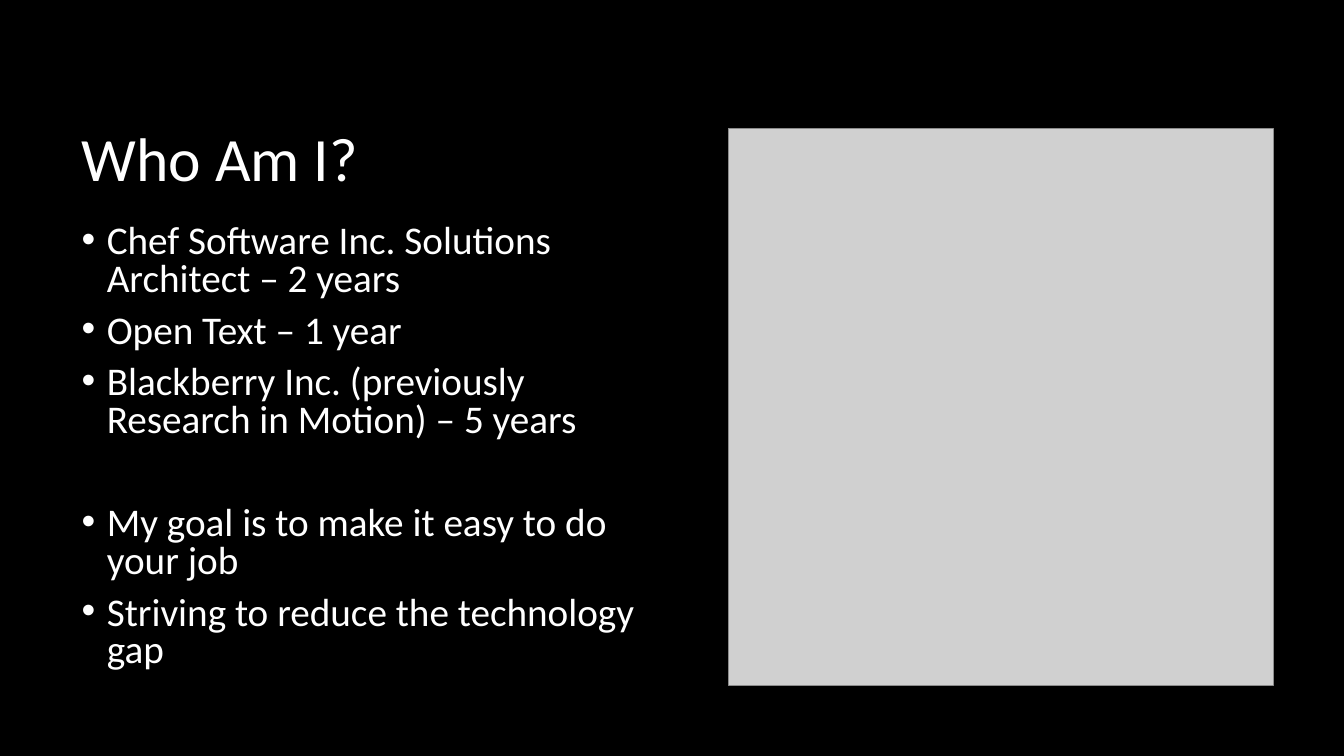
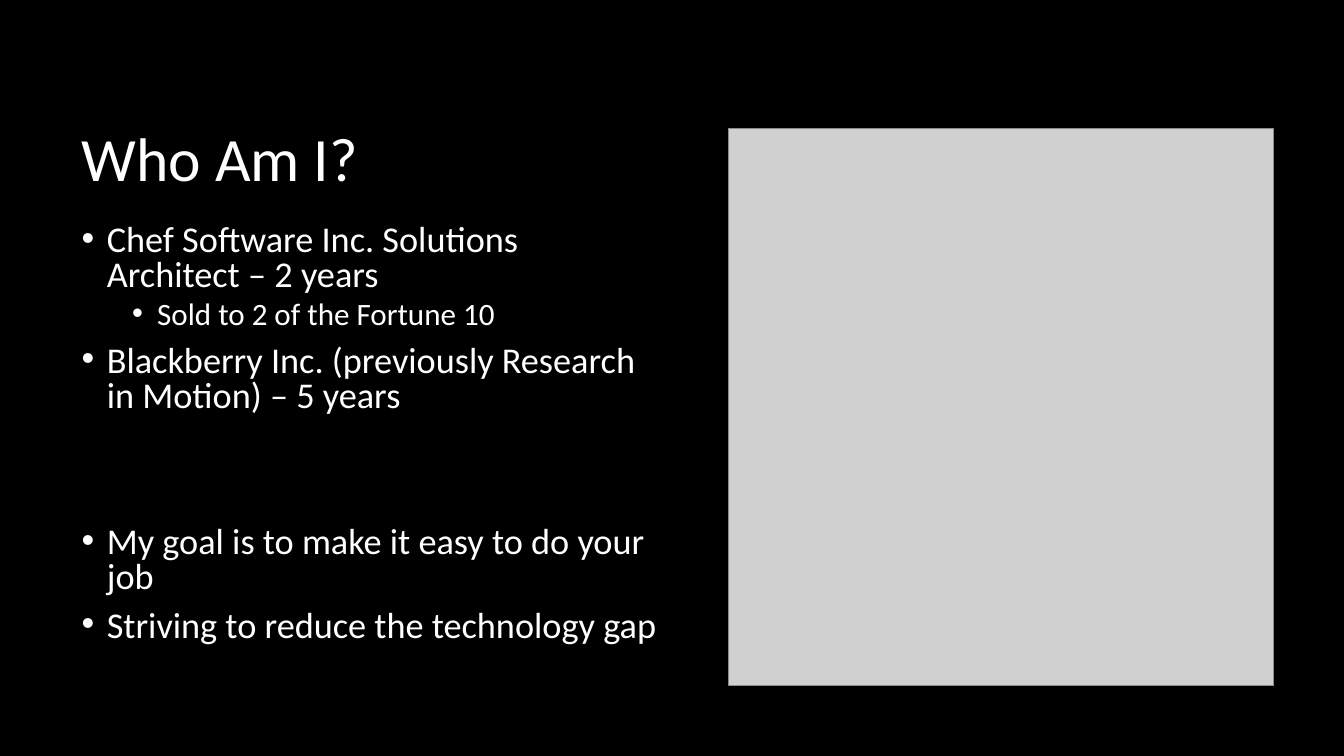
Before and after one commit to FraserPol/hashi-tech-excersise, a slide deck: slide 2 of Hashi-Demo-Preso.pptx. Drawn at 1344x756 pixels with LibreOffice and Linux fonts; fonts in the diff are those of the drawing; grey boxes stand for pictures. Boxes give left, top, right and bottom in pixels: in the first picture for what was removed or moved away, otherwise in the second. Text is boxed around its words. In the diff, an @@ line names an element or a change of style, - is before the commit and + after.

```diff
--- a/Hashi-Demo-Preso.pptx
+++ b/Hashi-Demo-Preso.pptx
@@ text at (107, 226, 656, 645): size 28 to 25.9 pt in "Chef Software Inc. Solutions Architect – 2 ...", "Blackberry Inc. (previously Research in Motion) – ...", "My goal is to make it easy ...", "Striving to reduce the technology gap" @@
@@ text at (157, 303, 494, 326): text changed; size 28 to 22.2 pt @@
-• Open Text – 1 year
+  • Sold to 2 of the Fortune 10
```
Also in this commit, not shown: 17 other slides changed, 6 slides added, 2 slides removed, 1 other file.
